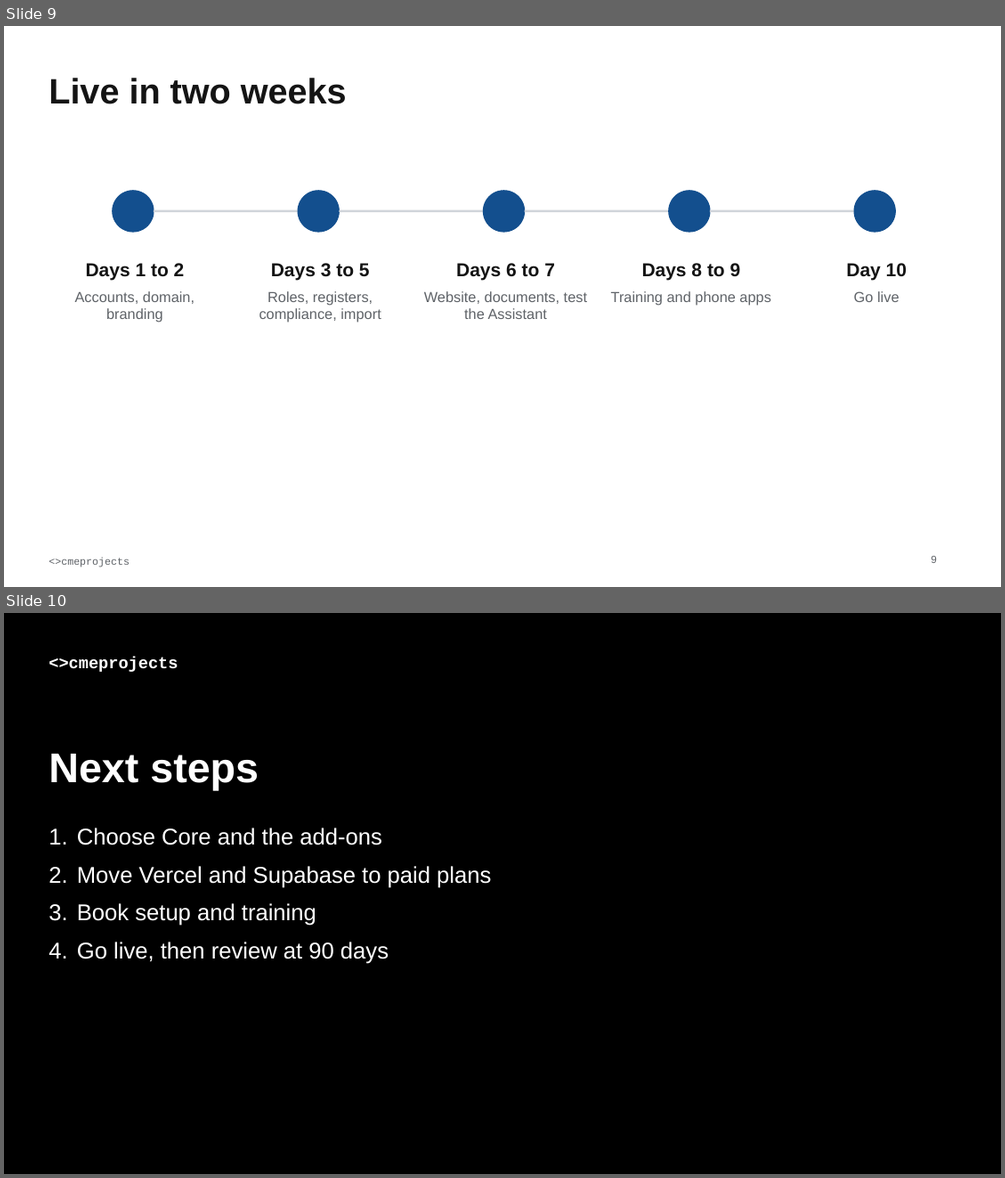
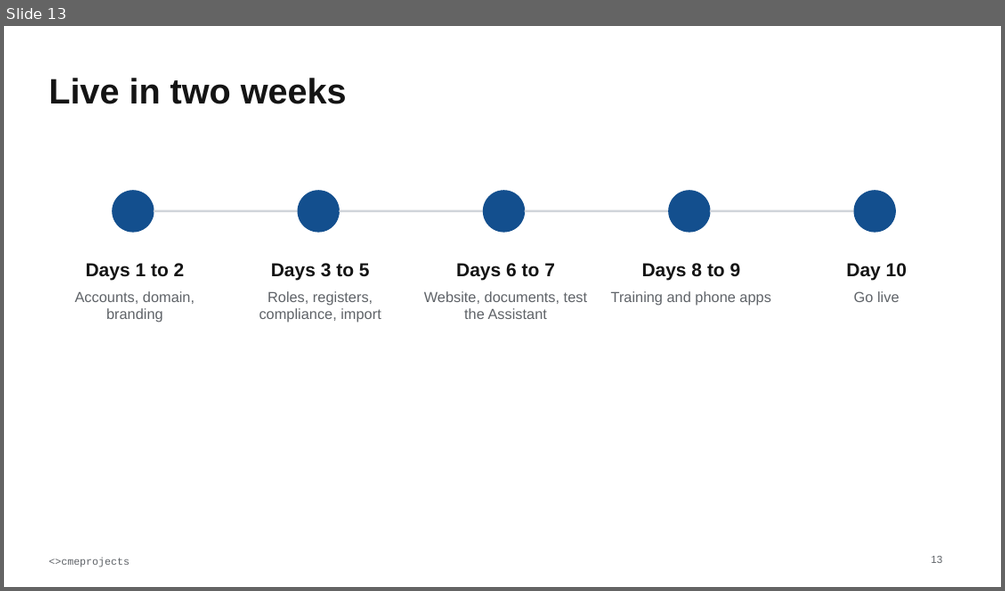
Before and after one commit to cmeprojects/portal, a slide deck: docs/deliverables/04 Briefer - Staff Portal overview.pptx. Shown one above the other, each under a label of ours: slides 9 and 10 before the commit, slide 13 after it. The pictures are 1005x1178 and 1005x591 pixels, drawn with LibreOffice and Linux fonts; fonts in the diff are those of the drawing. Boxes give left, top, right and bottom in pixels: in the first picture for what was removed or moved away, otherwise in the second. Text is boxed around its words. In the diff, an @@ line names an element or a change of style, - is before the commit and + after.

Commit message:
cmeprojects: full user and admin manuals, new briefer, simple pricing, why-standalone one-pager, 12-month support rule

```diff
--- a/docs/deliverables/04 Briefer - Staff Portal overview.pptx
+++ b/docs/deliverables/04 Briefer - Staff Portal overview.pptx
@@ slide 10 removed at (x1=4, y1=613, x2=1001, y2=1174), background #000000 @@
@@ text removed at (x1=48, y1=657, x2=178, y2=672) @@
-<>cmeprojects
@@ text removed at (x1=48, y1=754, x2=259, y2=791) @@
-Next steps
@@ text removed at (x1=77, y1=827, x2=491, y2=964) @@
-1. Choose Core and the add-ons
-2. Move Vercel and Supabase to paid plans
-3. Book setup and training
-4. Go live, then review at 90 days
@@ what was slide 9 is now slide 13 @@
@@ page number at (x1=930, y1=556, x2=942, y2=563): text changed @@
-9
+13
```
Also in this commit, not shown: 5 slides changed, 8 slides added, 3 other slides removed, 6 other files.
